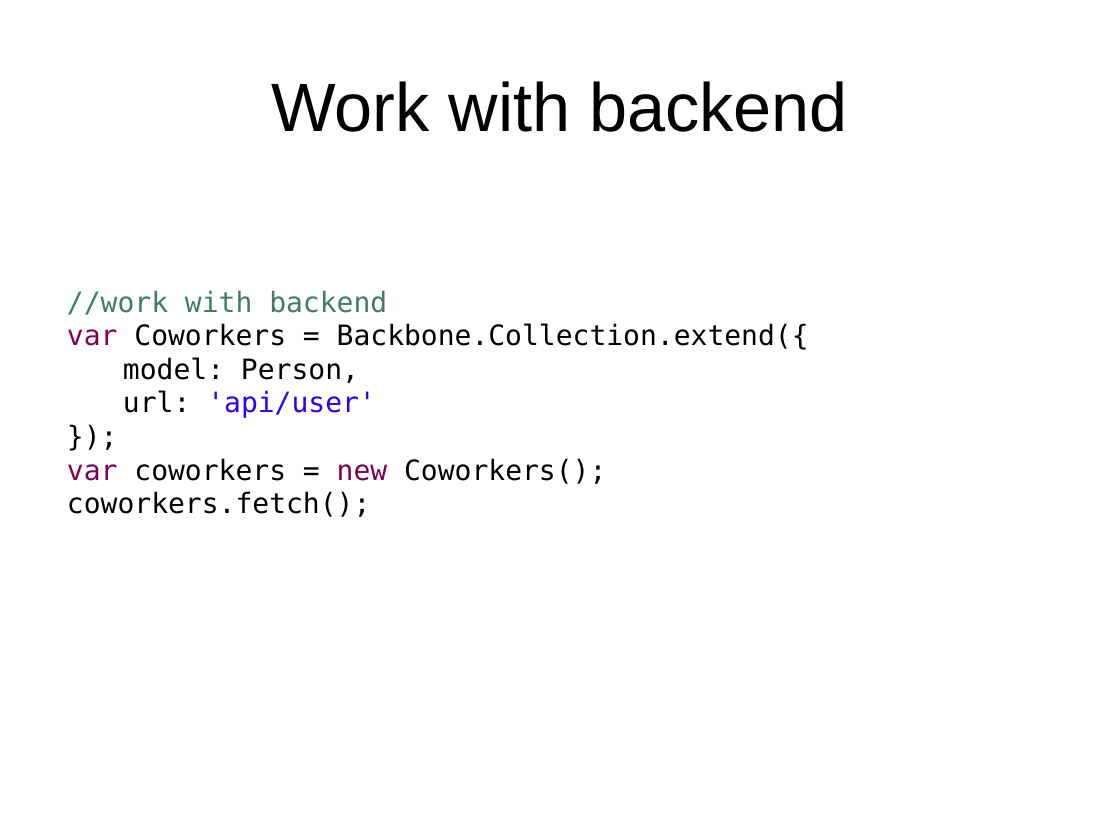
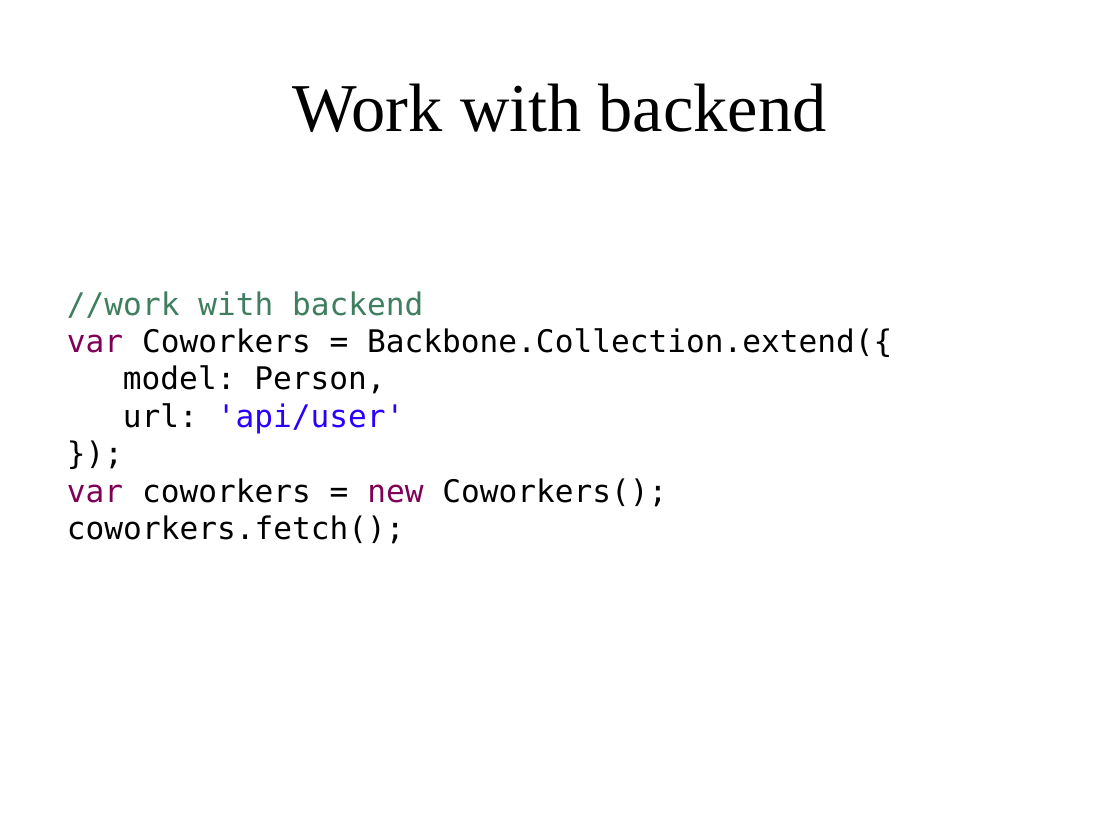
Before and after one commit to maivantan1992/DemoBackBone, a slide deck: slide 13 of DemoBackBone/src/main/resources/Slide/Backbone.pptx. Drawn at 1120x840 pixels with LibreOffice and Linux fonts; fonts in the diff are those of the drawing. Boxes give left, top, right and bottom in pixels: in the first picture for what was removed or moved away, otherwise in the second. Text is boxed around its words. In the diff, an @@ line names an element or a change of style, - is before the commit and + after.

```diff
--- a/DemoBackBone/src/main/resources/Slide/Backbone.pptx
+++ b/DemoBackBone/src/main/resources/Slide/Backbone.pptx
@@ title "Work with backend" at (293,83,827,132): font Arial to Times New Roman @@
@@ text "//work with backend" at (67,291,892,544): size 18 to 20 pt @@
```
Also in this commit, not shown: 17 other slides changed, 2 slides added, 2 slides removed, 1 other file.
